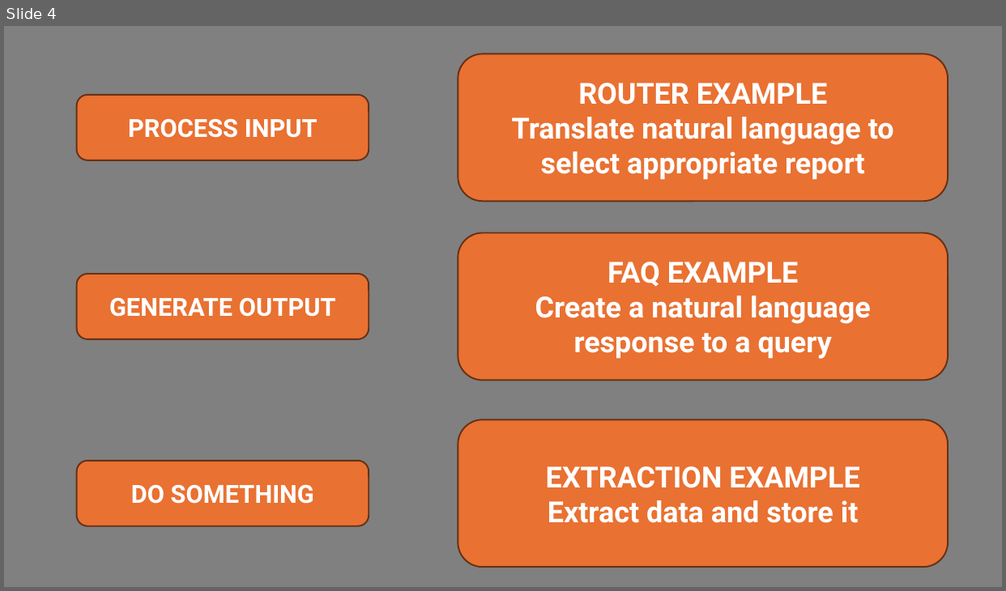
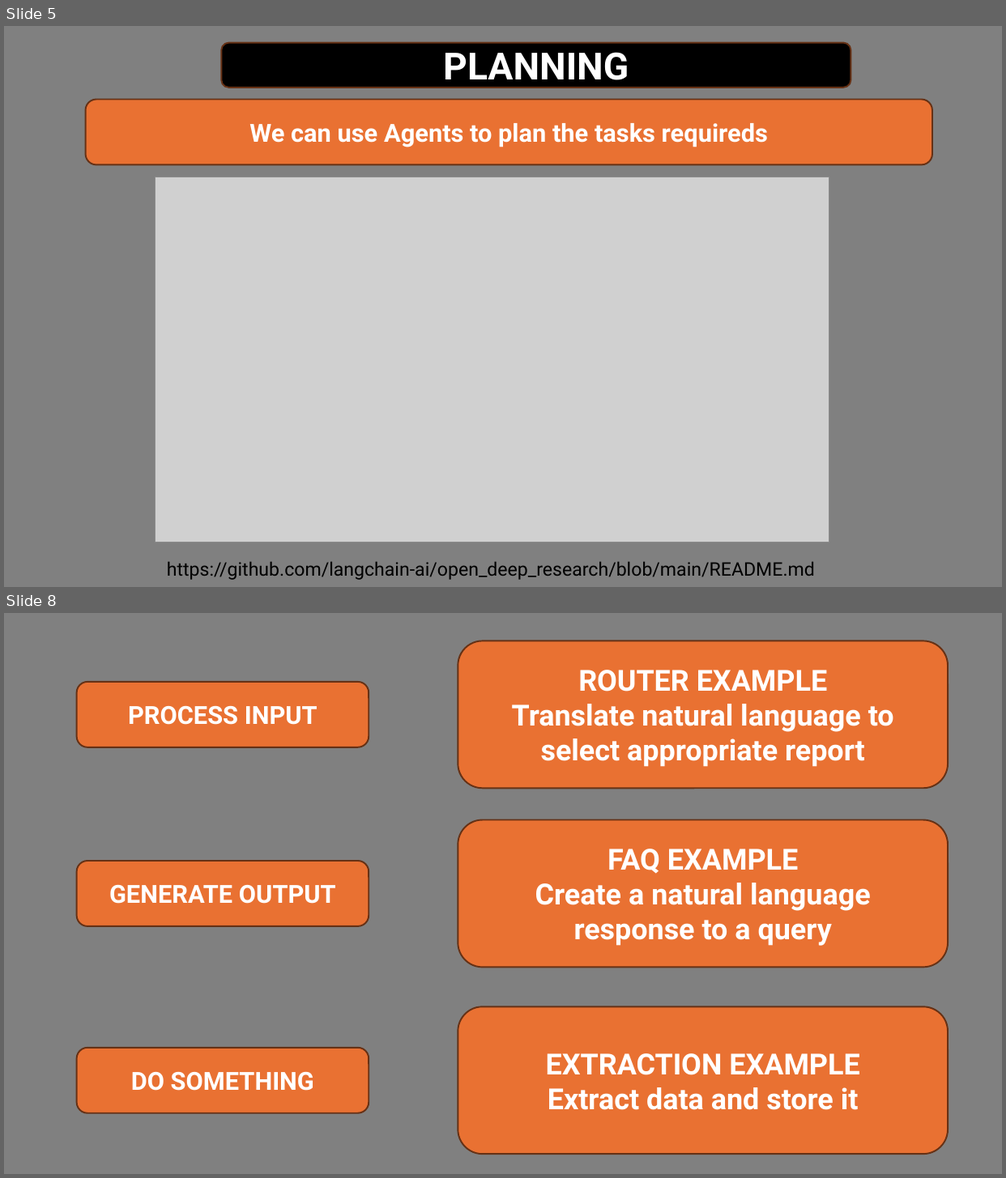
Before and after one commit to Python-Test-Engineer/django-con-eu, a slide deck: ai-agents.pptx. Shown one above the other, each under a label of ours: slide 4 before the commit, slides 5 and 8 after it; the slides between them are not shown. The pictures are 1006x591 and 1006x1178 pixels, drawn with LibreOffice and Linux fonts; fonts in the diff are those of the drawing; grey boxes stand for pictures. Boxes give left, top, right and bottom in pixels: in the first picture for what was removed or moved away, otherwise in the second. Text is boxed around its words. In the diff, an @@ line names an element or a change of style, - is before the commit and + after.

```diff
--- a/ai-agents.pptx
+++ b/ai-agents.pptx
@@ slide 5 added at <box>4,26,1002,587</box>, background #808080 @@
@@ rounded rectangle added at <box>221,42,850,88</box>, fill #000000, outline #663216 1.5 pt, 36 pt, text #FFFFFF, bold @@
+PLANNING
@@ rounded rectangle added at <box>86,100,932,165</box>, fill #E97132, outline #663216 1.5 pt, 24 pt, text #FFFFFF, bold @@
+We can use Agents to plan the tasks requireds
@@ picture added at <box>155,177,829,542</box> @@
@@ text added at <box>167,561,815,580</box>, 18 pt, text #000000 @@
+https://github.com/langchain-ai/open_deep_research/blob/main/README.md
@@ what was slide 4 is now slide 8 @@
```
Also in this commit, not shown: 3 other slides added, 5 other files.
